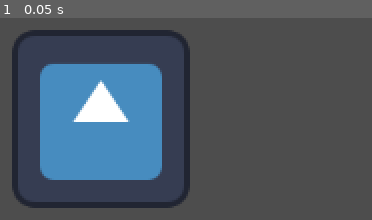
Above: before the commit, frame 1.
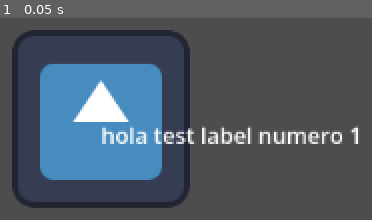
Above: after the commit, the same moment.

Repository: Adria2208/uji-gamejam-2026
Game: Godot game, scene res://scenes/game.tscn
Two runs of this game, one before a commit and one after it. Both use one fixed random seed, a clock stepped at 60 frames per second and the inputs below. The engine's default icon, where the game draws it, is replaced by a stand-in: a white triangle on a blue panel in a dark square.
Inputs:
- Up to frame 1 (0.05 s): no input

The runs differ from the first frame. In frame 1, 2.9% of the frame differs, in the area x 27-97%, y 53-63%.

Commit message:
Test Label
Añadida la test label

Diff:
--- a/scenes/game.tscn
+++ b/scenes/game.tscn
@@ -8,3 +8,8 @@
 
 [node name="Sprite2D" type="Sprite2D" parent="Camera2D" unique_id=459182328]
 texture = ExtResource("1_uwrxv")
+
+[node name="Label" type="Label" parent="." unique_id=1262606677]
+offset_right = 40.0
+offset_bottom = 23.0
+text = "hola test label numero 1"
